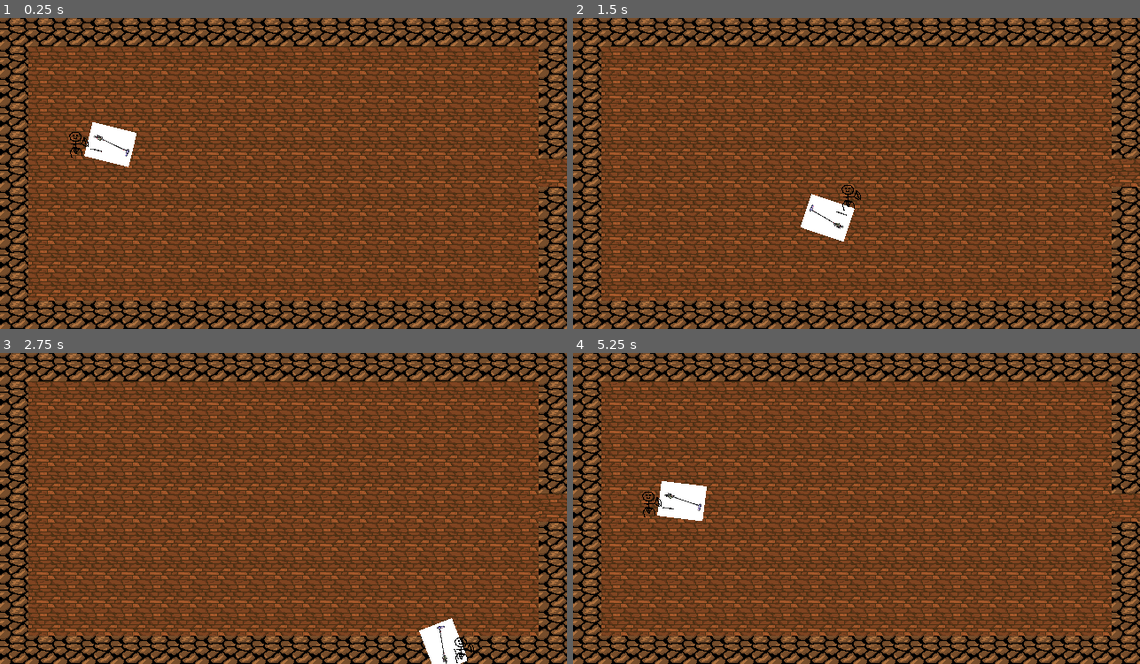
Above: before the commit, frames 1-4 (two rows, left to right).
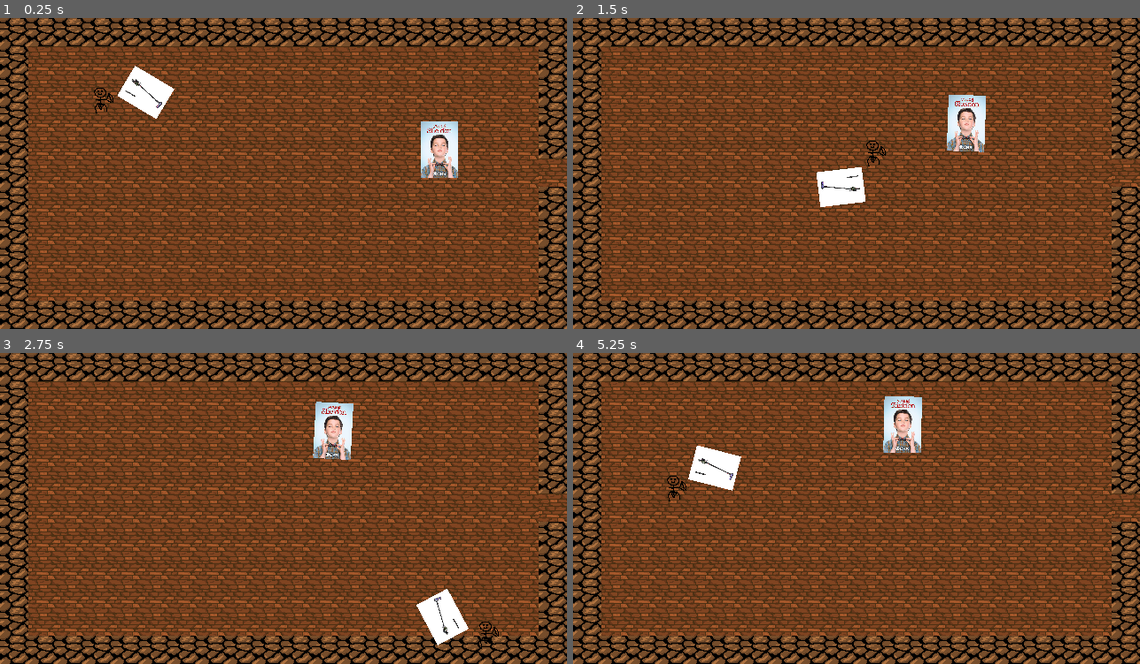
Above: after the commit, the same moments.

Repository: Oatcheese/Ghost-Catchin
Game: Godot game, scene res://Scenes/Main Scene.tscn
The game is run twice, just before and just after one commit, with the same random seed, the same clock (stepped at 60 frames per second) and the same inputs.
Inputs (mouse positions are in pixels of both pictures, inside the frame that each line leads up to):
- Up to frame 1 (0.25 s): no input
- Up to frame 2 (1.5 s): move the mouse to (981, 157) at 0.52 s; hold D (move_right) 0.53-1.28 s; click (981, 157) at 0.67 s; move the mouse to (743, 189) at 1.27 s; hold S (move_down) from 1.28 s (still down)
- Up to frame 3 (2.75 s): move the mouse to (340, 440) at 2.02 s; release S (move_down) at 2.03 s; hold D (move_right) from 2.03 s (still down)
- Up to frame 4 (5.25 s): move the mouse to (828, 570) at 2.77 s; release D (move_right) at 2.78 s; hold W (move_up) 2.78-3.53 s; click (828, 570) at 2.92 s; move the mouse to (1026, 555) at 3.52 s; hold A (move_left) 3.53-5.03 s; move the mouse to (686, 461) at 4.27 s; move the mouse to (884, 508) at 5.02 s; hold S (move_down) from 5.03 s (still down); click (884, 508) at 5.17 s

The runs differ from the first frame. In frame 1, 3.2% of the frame differs, in the area x 12-81%, y 15-52%; in frame 2, 3.0%; in frame 3, 2.5%; in frame 4, 3.1%.

Commit message:
Ghosts (#10)
* Main

* Stuff

Diff:
--- a/Scenes/Ghost.tscn
+++ b/Scenes/Ghost.tscn
@@ -2,29 +2,21 @@
 
 [ext_resource type="Texture2D" uid="uid://dgbr0m0rx51dd" path="res://Sprites/sheld.jpg" id="1_hmvil"]
 [ext_resource type="Script" uid="uid://vh00pda4gbsm" path="res://Scripts/BasicGhost.gd" id="1_lbxpe"]
-[ext_resource type="Texture2D" uid="uid://fdj8leyfv1i7" path="res://icon.svg" id="3_hmvil"]
-[ext_resource type="Script" uid="uid://cl24jyqwupuob" path="res://Scripts/PlayerController.gd" id="3_mrk51"]
-[ext_resource type="Script" uid="uid://cvt1e6g7l6yhh" path="res://Scenes/Vacuum.gd" id="4_lbxpe"]
-[ext_resource type="Texture2D" uid="uid://mjb53sl3gii1" path="res://Sprites/6ChdiZE3Y84Kn6L9yY8Wtd.jpg" id="5_sjca6"]
-[ext_resource type="Texture2D" uid="uid://cobdtqtbi1mvr" path="res://Sprites/player.png" id="6_vdxke"]
 
 [sub_resource type="CapsuleShape2D" id="CapsuleShape2D_b44r2"]
-radius = 200.0
-height = 500.0
+radius = 258.00464
+height = 516.0093
 
 [sub_resource type="RectangleShape2D" id="RectangleShape2D_ysm7c"]
 size = Vector2(112, 169)
 
-[sub_resource type="RectangleShape2D" id="RectangleShape2D_b44r2"]
-size = Vector2(47, 46)
-
-[sub_resource type="RectangleShape2D" id="RectangleShape2D_6p040"]
-size = Vector2(32, 32)
-
 [node name="Ghost" type="Node2D" unique_id=2131525068]
+scale = Vector2(0.9653578, 0.9743837)
 
 [node name="Ghost" type="RigidBody2D" parent="." unique_id=1043465661]
 position = Vector2(384, 213)
+collision_layer = 2
+collision_mask = 2
 gravity_scale = 0.0
 script = ExtResource("1_lbxpe")
 
@@ -33,48 +25,17 @@
 
 [node name="GhostNoZone" type="CollisionShape2D" parent="Ghost/Area2D" unique_id=789397389]
 position = Vector2(2, 4)
+scale = Vector2(0.3867308, 0.3867308)
 shape = SubResource("CapsuleShape2D_b44r2")
 
 [node name="Sprite2D" type="Sprite2D" parent="Ghost" unique_id=1629164324]
-scale = Vector2(0.60928965, 0.6092896)
+scale = Vector2(0.23189655, 0.23189652)
 texture = ExtResource("1_hmvil")
 
 [node name="GhostCollider" type="CollisionShape2D" parent="Ghost" unique_id=1645876694]
 position = Vector2(0, -0.5)
+scale = Vector2(0.38060147, 0.38060147)
 shape = SubResource("RectangleShape2D_ysm7c")
-
-[node name="Item" type="RigidBody2D" parent="." unique_id=1287035267 groups=["Throwables"]]
-position = Vector2(560, 231)
-gravity_scale = 0.0
-
-[node name="CollisionShape2D" type="CollisionShape2D" parent="Item" unique_id=2023992902]
-shape = SubResource("RectangleShape2D_b44r2")
-
-[node name="Sprite2D" type="Sprite2D" parent="Item" unique_id=1292203292]
-scale = Vector2(0.36, 0.36)
-texture = ExtResource("3_hmvil")
-
-[node name="Player" type="CharacterBody2D" parent="." unique_id=341207772 groups=["player"]]
-position = Vector2(649, 151)
-script = ExtResource("3_mrk51")
-
-[node name="Vacuum" type="Node2D" parent="Player" unique_id=40639425]
-position = Vector2(7, 15)
-script = ExtResource("4_lbxpe")
-
-[node name="VacuumSprite" type="Sprite2D" parent="Player/Vacuum" unique_id=857679822]
-position = Vector2(0, 1)
-scale = Vector2(0.079500705, 0.10313376)
-texture = ExtResource("5_sjca6")
-centered = false
-
-[node name="Sprite2D" type="Sprite2D" parent="Player" unique_id=1237848527]
-position = Vector2(-2, 2)
-texture = ExtResource("6_vdxke")
-
-[node name="CollisionShape2D" type="CollisionShape2D" parent="Player" unique_id=691455253]
-position = Vector2(-2, 2)
-shape = SubResource("RectangleShape2D_6p040")
 
 [connection signal="area_exited" from="Ghost/Area2D" to="Ghost" method="_on_area_2d_area_exited"]
 [connection signal="body_entered" from="Ghost/Area2D" to="Ghost" method="_on_area_2d_body_entered"]
--- /dev/null
+++ b/Scenes/Item.tscn
@@ -0,0 +1,18 @@
+[gd_scene format=3 uid="uid://dqrsyad80mqdn"]
+
+[ext_resource type="Texture2D" uid="uid://fdj8leyfv1i7" path="res://icon.svg" id="1_3r01x"]
+
+[sub_resource type="RectangleShape2D" id="RectangleShape2D_2oiv6"]
+size = Vector2(47, 46)
+
+[node name="Item" type="Node2D" unique_id=872984647]
+
+[node name="Item" type="RigidBody2D" parent="." unique_id=5988000 groups=["Throwables"]]
+gravity_scale = 0.0
+
+[node name="CollisionShape2D" type="CollisionShape2D" parent="Item" unique_id=1437273823]
+shape = SubResource("RectangleShape2D_2oiv6")
+
+[node name="Sprite2D" type="Sprite2D" parent="Item" unique_id=1470701235]
+scale = Vector2(0.36, 0.36)
+texture = ExtResource("1_3r01x")
--- a/Scenes/Main Scene.tscn
+++ b/Scenes/Main Scene.tscn
@@ -5,6 +5,7 @@
 [ext_resource type="Texture2D" uid="uid://cobdtqtbi1mvr" path="res://Sprites/player.png" id="3_ke1vn"]
 [ext_resource type="Script" uid="uid://cvt1e6g7l6yhh" path="res://Scenes/Vacuum.gd" id="3_v87v2"]
 [ext_resource type="Texture2D" uid="uid://mjb53sl3gii1" path="res://Sprites/6ChdiZE3Y84Kn6L9yY8Wtd.jpg" id="4_pilj3"]
+[ext_resource type="PackedScene" uid="uid://cmjfrly4grsig" path="res://Scenes/Ghost.tscn" id="6_156p1"]
 
 [sub_resource type="RectangleShape2D" id="RectangleShape2D_vgdee"]
 size = Vector2(20, 352)
@@ -15,7 +16,7 @@
 [sub_resource type="RectangleShape2D" id="RectangleShape2D_ysm7c"]
 size = Vector2(32, 32)
 
-[node name="Node2D" type="Node2D" unique_id=38066090]
+[node name="Root" type="Node2D" unique_id=38066090]
 script = ExtResource("1_ke1vn")
 
 [node name="Walls" type="StaticBody2D" parent="." unique_id=348545843]
@@ -43,19 +44,22 @@
 script = ExtResource("1_tn1qc")
 
 [node name="Vacuum" type="Node2D" parent="Player" unique_id=923890470]
-position = Vector2(-19, 64)
+position = Vector2(0, 1)
 script = ExtResource("3_v87v2")
 
 [node name="VacuumSprite" type="Sprite2D" parent="Player/Vacuum" unique_id=1462794502]
-position = Vector2(0, 1)
+position = Vector2(14, 14)
 scale = Vector2(0.079500705, 0.10313376)
 texture = ExtResource("4_pilj3")
 centered = false
 
 [node name="Sprite2D" type="Sprite2D" parent="Player" unique_id=41409101]
-position = Vector2(-28, 51)
+position = Vector2(0, 1)
 texture = ExtResource("3_ke1vn")
 
 [node name="CollisionShape2D" type="CollisionShape2D" parent="Player" unique_id=774751776]
-position = Vector2(-28, 51)
+position = Vector2(0, 1)
 shape = SubResource("RectangleShape2D_ysm7c")
+
+[node name="Ghost" parent="." unique_id=2131525068 instance=ExtResource("6_156p1")]
+position = Vector2(126, -58)
--- a/Scripts/BasicGhost.gd
+++ b/Scripts/BasicGhost.gd
@@ -3,6 +3,7 @@
 var enemySpeed = 5
 var playerPosition
 var tooClose
+var velocity
 
 # Called when the node enters the scene tree for the first time.
 func _ready() -> void:
@@ -12,12 +13,17 @@
 # Called every frame. 'delta' is the elapsed time since the previous frame.
 func _process(delta: float) -> void:
 	var enemyDirection
-	playerPosition = get_parent().get_node("Player").position
+	#velocity = get_velocity()
+	playerPosition = get_node("/root/Root").get_node("Player").position
 	if tooClose:
 		enemyDirection = position.direction_to(playerPosition * -1)
 	else:
 		enemyDirection = position.direction_to(playerPosition)
 	apply_impulse(enemyDirection, Vector2(0,0))
+	#
+	#if(velocity.x > 10):
+		#velocity.x = 10
+
 
 func _on_area_2d_body_entered(body: Node2D) -> void:
 	if body.name == "Player":
